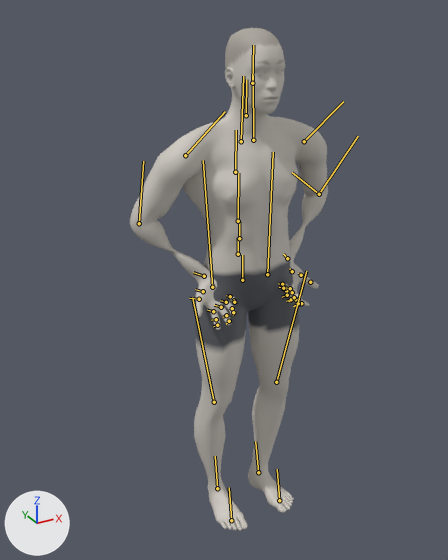
The glTF model exports/bodyweight-rear-lunge.glb as it was, and as the next commit left it.
Before and after are seen from a camera (50 mm lens) standing at (-1.021, -1.732, 1.853) and looking at (-0.058, 0.019, 0.978). Lighting does not change. The marker at lower left points along +X, +Y and +Z. The older version comes first. Both versions are drawn at frame 0 of the action 'bodyweight-rear-lunge_left'; the numbers are the values there. The bones that change, and the others that lie on the model, are drawn over the model as lines.
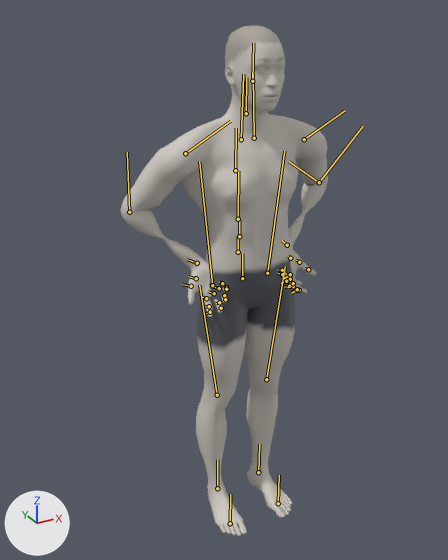
Edits to the bpy script that builds the scene:
```text
Change bone_upperarm_l:
    where bone_upperarm_l = bpy.data.objects['Body'].pose.bones['upperarm_l']  # child of 'clavicle_l'
    bone_upperarm_l.rotation_quaternion: (0.81, -0.176, -0.374, -0.416) -> (0.797, -0.163, -0.326, -0.481)  # degrees (2, -49, -55) -> degrees (4, -43, -64)
Change bone_lowerarm_l:
    where bone_lowerarm_l = bpy.data.objects['Body'].pose.bones['lowerarm_l']  # child of 'upperarm_l'
    bone_lowerarm_l.rotation_quaternion: (0.941, 0.123, -0.269, 0.163) -> (0.91, 0.131, -0.317, 0.233)  # degrees (10, -33, 17) -> degrees (7, -40, 26)
Change bone_upperarm_r:
    where bone_upperarm_r = bpy.data.objects['Body'].pose.bones['upperarm_r']  # child of 'clavicle_r'
    bone_upperarm_r.rotation_quaternion: (0.81, 0.176, 0.374, -0.416) -> (0.797, 0.163, 0.326, -0.481)  # degrees (-2, 49, -55) -> degrees (-4, 43, -64)
Change bone_lowerarm_r:
    where bone_lowerarm_r = bpy.data.objects['Body'].pose.bones['lowerarm_r']  # child of 'upperarm_r'
    bone_lowerarm_r.rotation_quaternion: (0.941, -0.123, 0.269, 0.163) -> (0.91, -0.131, 0.317, 0.233)  # degrees (-10, 33, 17) -> degrees (-7, 40, 26)
Change bone_thigh_l:
    where bone_thigh_l = bpy.data.objects['Body'].pose.bones['thigh_l']  # child of 'pelvis'
    bone_thigh_l.rotation_quaternion: (0.997, -0.024, 0.073, 0.021) -> (0.996, -0.052, 0.073, -0.014)  # degrees (-3, 8, 2) -> degrees (-6, 8, -2)
Change bone_calf_l:
    where bone_calf_l = bpy.data.objects['Body'].pose.bones['calf_l']  # child of 'thigh_l'
    bone_calf_l.rotation_quaternion: (0.996, -0.068, 0.009, -0.064) -> (1.0, -0.017, 0.002, 0.008)  # degrees (-8, 1, -7) -> degrees (-2, 0, 1)
Change bone_foot_l:
    where bone_foot_l = bpy.data.objects['Body'].pose.bones['foot_l']  # child of 'calf_l'
    bone_foot_l.rotation_quaternion: (0.987, 0.094, -0.051, 0.123) -> (0.997, 0.069, -0.039, 0.008)  # degrees (10, -7, 14) -> degrees (8, -5, 1)
Change bone_thigh_r:
    where bone_thigh_r = bpy.data.objects['Body'].pose.bones['thigh_r']  # child of 'pelvis'
    bone_thigh_r.rotation_quaternion: (0.997, 0.024, -0.073, 0.021) -> (0.996, 0.052, -0.073, -0.014)  # degrees (3, -8, 2) -> degrees (6, -8, -2)
Change bone_calf_r:
    where bone_calf_r = bpy.data.objects['Body'].pose.bones['calf_r']  # child of 'thigh_r'
    bone_calf_r.rotation_quaternion: (0.996, 0.068, -0.009, -0.064) -> (1.0, 0.017, -0.002, 0.008)  # degrees (8, -1, -7) -> degrees (2, 0, 1)
Change bone_foot_r:
    where bone_foot_r = bpy.data.objects['Body'].pose.bones['foot_r']  # child of 'calf_r'
    bone_foot_r.rotation_quaternion: (0.987, -0.094, 0.051, 0.123) -> (0.997, -0.069, 0.039, 0.008)  # degrees (-10, 7, 14) -> degrees (-8, 5, 1)
```

Pixel boxes (x1, y1, x2, y2) of what changed, in the pictures (448 x 560 px):
'Mesh_0', posed
    before: (130, 28, 328, 531)
    after: (121, 25, 328, 536)
bone 'upperarm_l', root to tip
    before: (304, 141) to (343, 101)
    after: (304, 139) to (345, 110)
bone 'lowerarm_l', root to tip
    before: (319, 194) to (358, 136)
    after: (319, 182) to (363, 126)
bone 'upperarm_r', root to tip
    before: (185, 155) to (225, 111)
    after: (185, 153) to (230, 121)
bone 'lowerarm_r', root to tip
    before: (139, 223) to (143, 161)
    after: (129, 212) to (127, 152)
bone 'thigh_l', root to tip
    before: (267, 274) to (273, 152)
    after: (267, 273) to (284, 151)
bone 'calf_l', root to tip
    before: (276, 382) to (306, 271)
    after: (266, 379) to (285, 266)
bone 'foot_l', root to tip
    before: (258, 472) to (255, 441)
    after: (258, 472) to (259, 444)
bone 'thigh_r', root to tip
    before: (212, 287) to (203, 160)
    after: (212, 285) to (199, 161)
bone 'calf_r', root to tip
    before: (214, 402) to (192, 297)
    after: (217, 395) to (199, 285)
bone 'foot_r', root to tip
    before: (217, 488) to (215, 456)
    after: (217, 488) to (217, 459)
